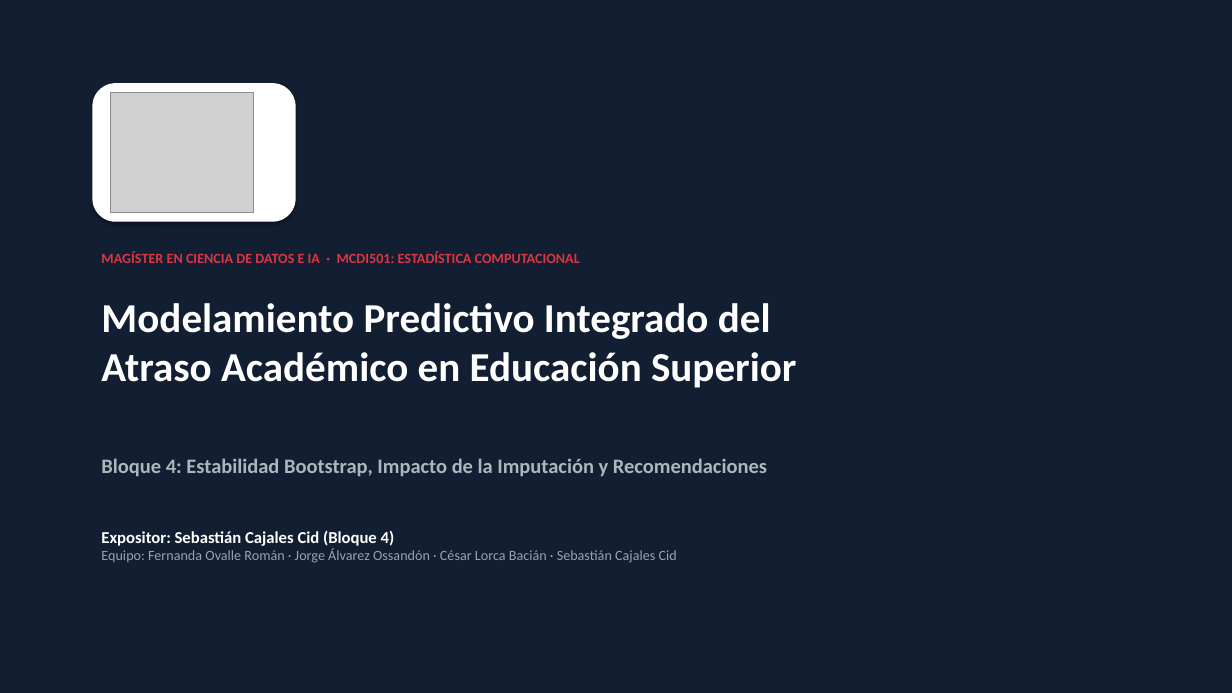
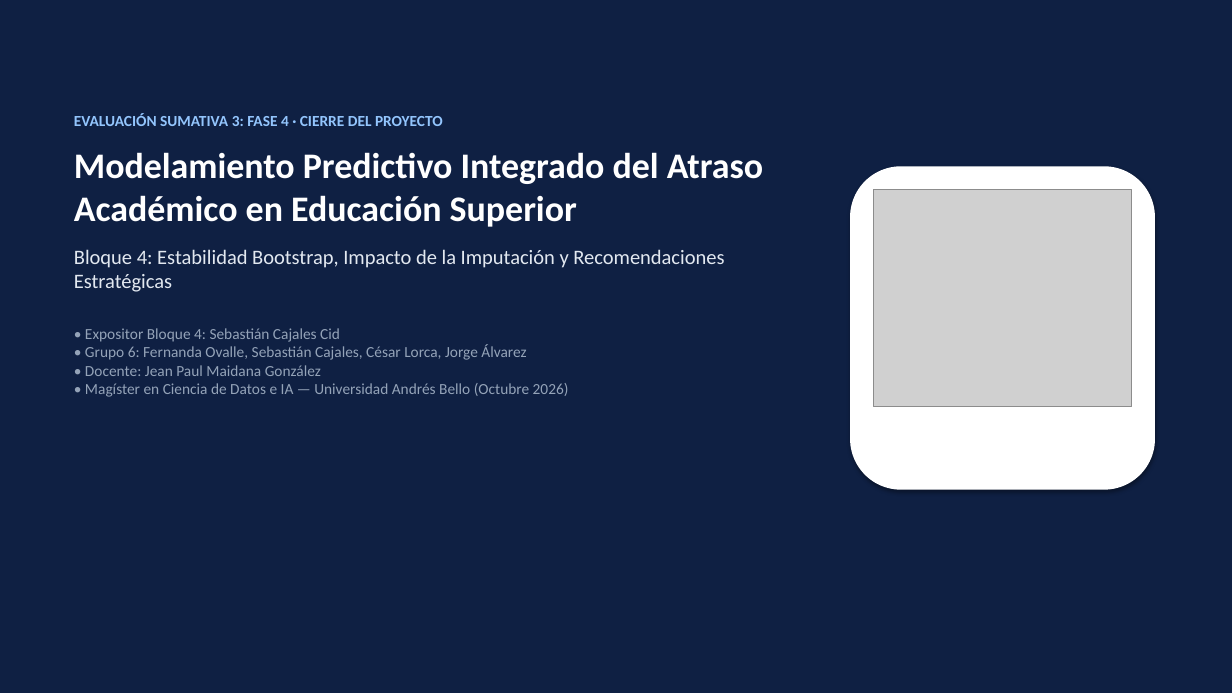
Before and after one commit to jaossandon/sumativa1-f2-mcdi501, a slide deck: slide 1 of S3/informe/Presentacion_Bloque4_Sebastian.pptx. Drawn at 1232x693 pixels with LibreOffice and Linux fonts; fonts in the diff are those of the drawing; grey boxes stand for pictures. Boxes give left, top, right and bottom in pixels: in the first picture for what was removed or moved away, otherwise in the second. Text is boxed around its words. In the diff, an @@ line names an element or a change of style, - is before the commit and + after.

Commit message:
feat(s3): integracion final del informe sumativa 3, presentacion bloque 4 y guion con cifras auditadas

```diff
--- a/S3/informe/Presentacion_Bloque4_Sebastian.pptx
+++ b/S3/informe/Presentacion_Bloque4_Sebastian.pptx
@@ rectangle at [0,0,1232,693]: fill #121E31 to #0F2043 @@
@@ rounded rectangle removed at [92,83,296,222] @@
@@ text added at [74,113,763,397], 12 pt, text #94A3B8 @@
+EVALUACIÓN SUMATIVA 3: FASE 4 · CIERRE DEL PROYECTO
+Modelamiento Predictivo Integrado del Atraso Académico en Educación Superior
+Bloque 4: Estabilidad Bootstrap, Impacto de la Imputación y Recomendaciones Estratégicas
+• Expositor Bloque 4: Sebastián Cajales Cid
+• Grupo 6: Fernanda Ovalle, Sebastián Cajales, César Lorca, Jorge Álvarez
+• Docente: Jean Paul Maidana González
+• Magíster en Ciencia de Datos e IA — Universidad Andrés Bello (Octubre 2026)
@@ rounded rectangle added at [850,166,1155,490], fill #FFFFFF @@
@@ picture: place and size @@
-picture at [111,92,254,213]
+picture at [873,189,1132,407]
@@ text removed at [101,251,580,263] @@
-MAGÍSTER EN CIENCIA DE DATOS E IA · MCDI501: ESTADÍSTICA COMPUTACIONAL
@@ text removed at [101,303,796,388] @@
-Modelamiento Predictivo Integrado del
-Atraso Académico en Educación Superior
@@ text removed at [101,458,767,476] @@
-Bloque 4: Estabilidad Bootstrap, Impacto de la Imputación y Recomendaciones
@@ text removed at [101,531,677,563] @@
-Expositor: Sebastián Cajales Cid (Bloque 4)
-Equipo: Fernanda Ovalle Román · Jorge Álvarez Ossandón · César Lorca Bacián · Sebastián Cajales Cid
```
Also in this commit, not shown: 4 slides added, 4 slides removed, 11 other files.
